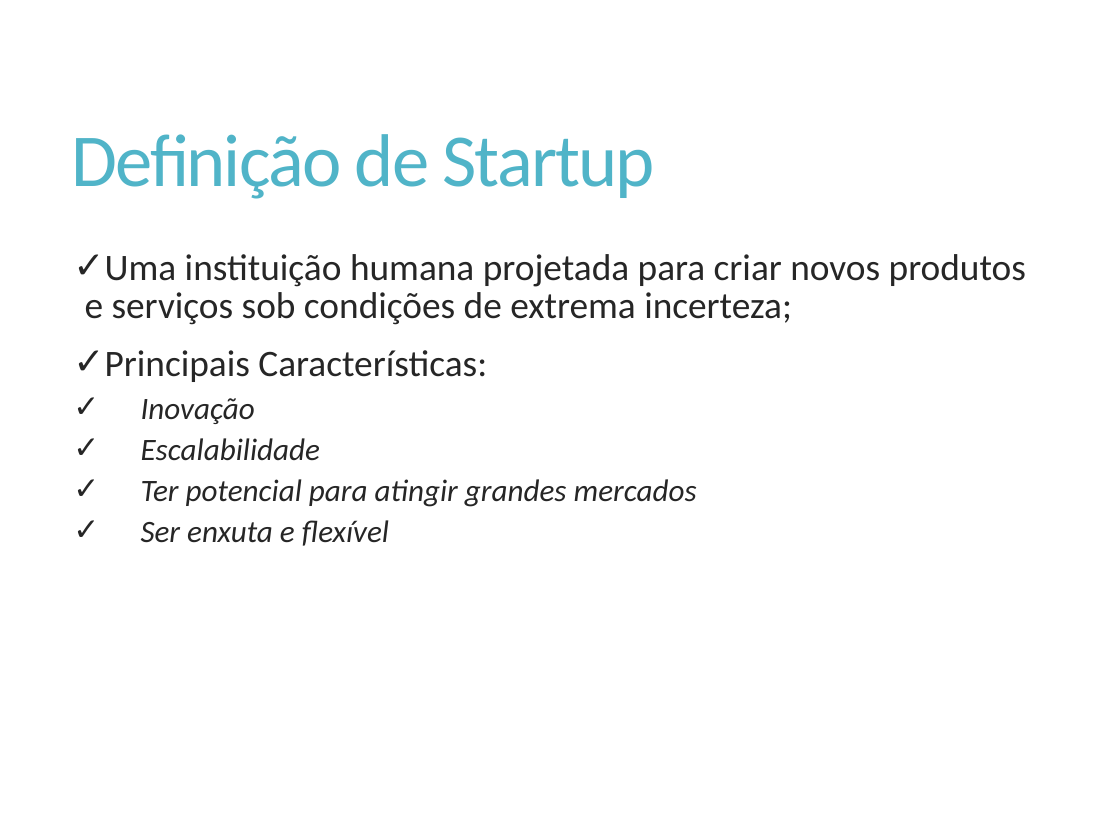
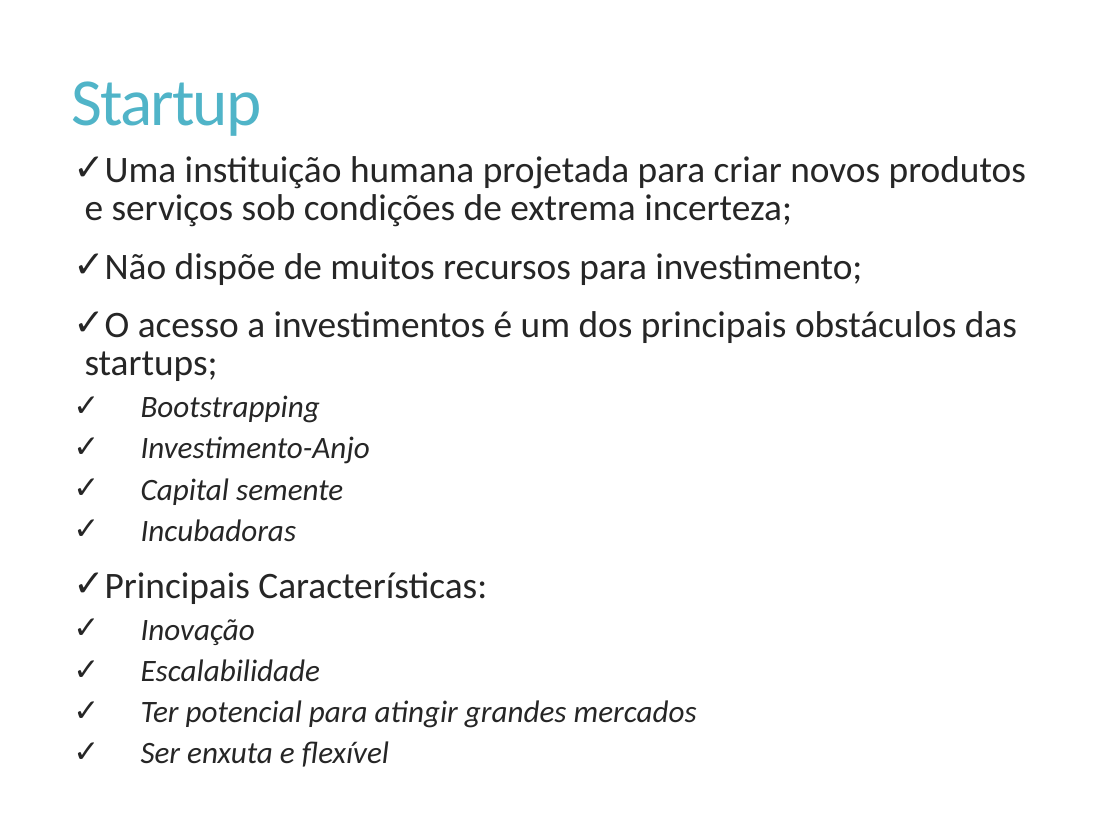
Before and after one commit to Elton-Garbin/TCC-2016, a slide deck: slide 18 of StartIdea/StartIdea.Docs/Apresentacao.pptx (slide 31 before the commit). Drawn at 1120x840 pixels with LibreOffice and Linux fonts; fonts in the diff are those of the drawing. Boxes give left, top, right and bottom in pixels: in the first picture for what was removed or moved away, otherwise in the second. Text is boxed around its words. In the diff, an @@ line names an element or a change of style, - is before the commit and + after.

Commit message:
Enxutando a apresentação

```diff
--- a/StartIdea/StartIdea.Docs/Apresentacao.pptx
+++ b/StartIdea/StartIdea.Docs/Apresentacao.pptx
@@ title at [72, 81, 262, 136]: text changed; size 48 to 43.2 pt @@
-Definição de Startup
+Startup
@@ text "Uma instituição humana projetada para ...": place and size @@
-text "Uma instituição humana projetada para ..." at [85, 254, 1026, 546]
+text "Uma instituição humana projetada para ..." at [85, 156, 1026, 767]
@@ text at [85, 253, 1017, 542]: paragraphs added @@
+✓ Não dispõe de muitos recursos para investimento;
+✓ O acesso a investimentos é um dos principais obstáculos das startups;
+    ✓ Bootstrapping
+    ✓ Investimento-Anjo
+    ✓ Capital semente
+    ✓ Incubadoras
```
Also in this commit, not shown: 1 other slide changed, 15 slides removed.
